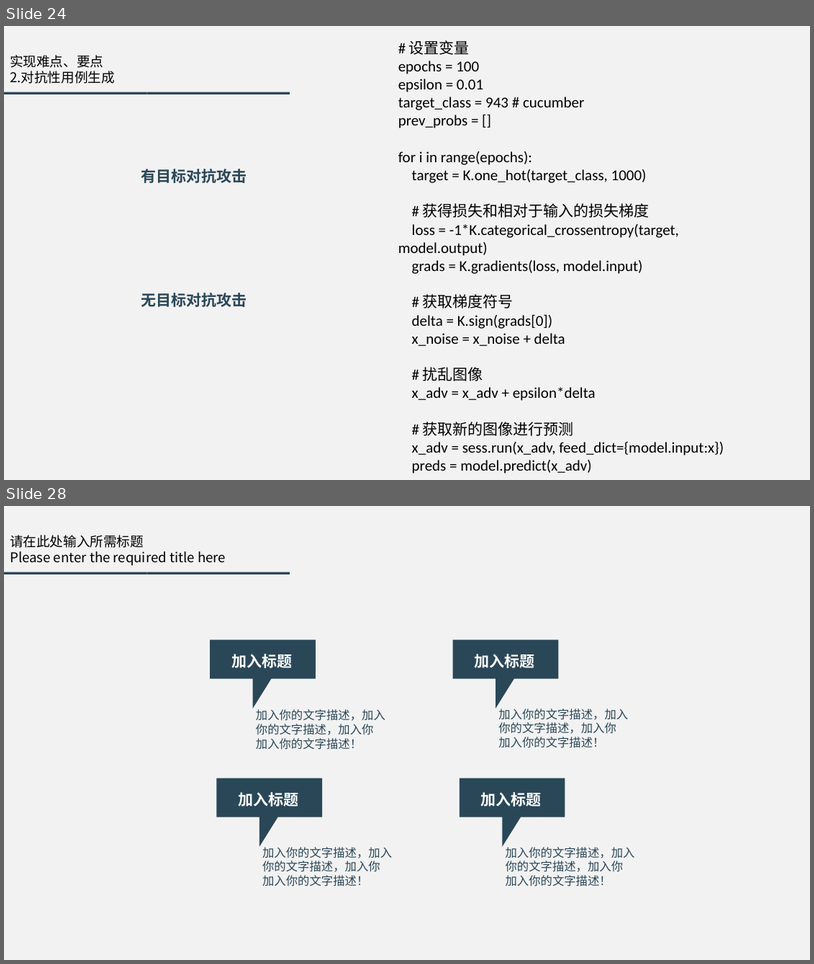
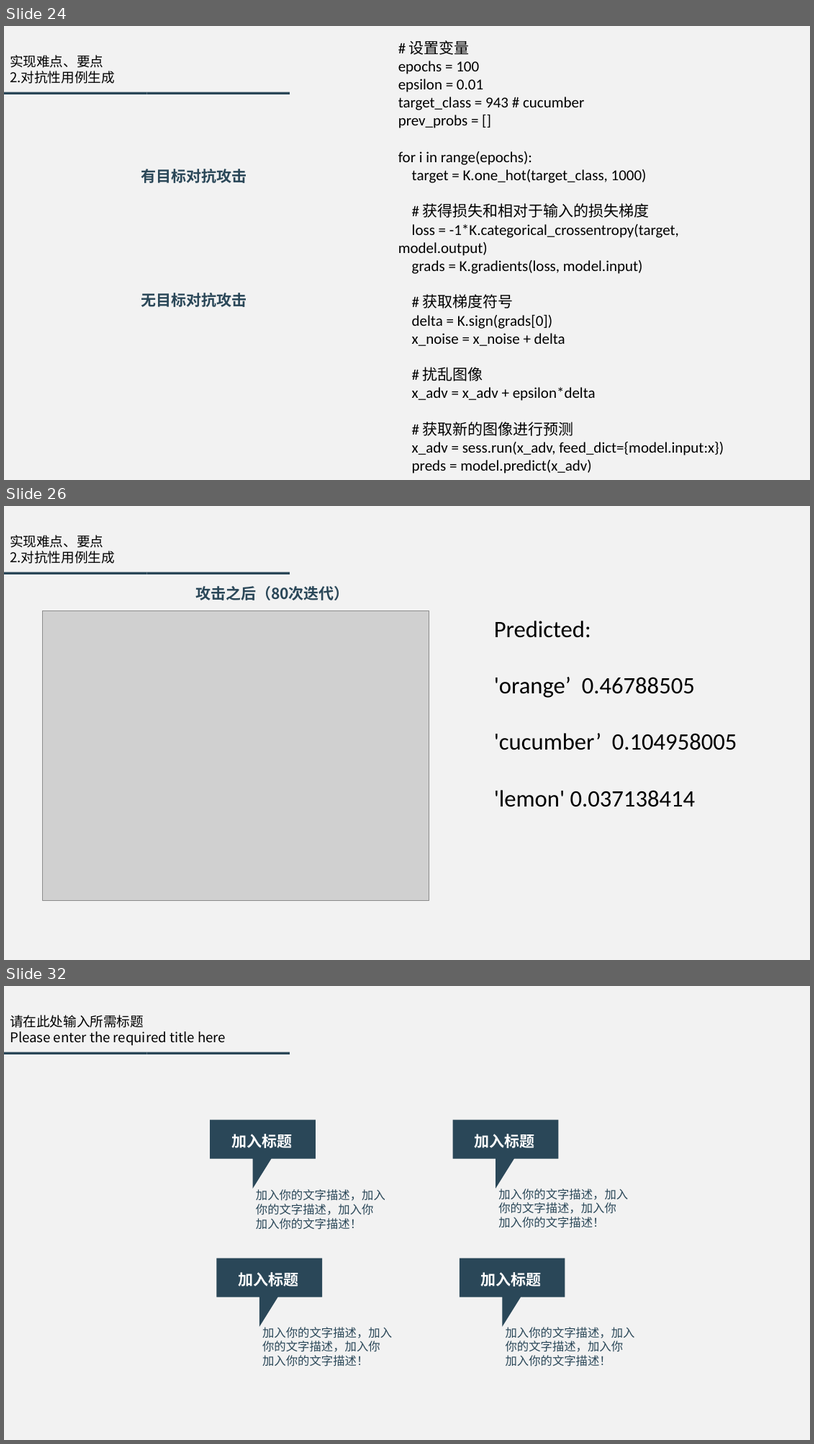
Before and after one commit to ChenZiHong-Gavin/Semantic-Equivalent-Adversarial-Data, a slide deck: doc/3. PPT/用于视觉问答的语义等效对抗性数据扩展.pptx. Shown one above the other, each under a label of ours: slides 24 and 28 before the commit, slides 24, 26 and 32 after it; the slides between them are not shown. The pictures are 814x964 and 814x1444 pixels, drawn with LibreOffice and Linux fonts; fonts in the diff are those of the drawing; grey boxes stand for pictures. Boxes give left, top, right and bottom in pixels: in the first picture for what was removed or moved away, otherwise in the second. Text is boxed around its words. In the diff, an @@ line names an element or a change of style, - is before the commit and + after.

```diff
--- a/doc/3. PPT/用于视觉问答的语义等效对抗性数据扩展.pptx
+++ b/doc/3. PPT/用于视觉问答的语义等效对抗性数据扩展.pptx
@@ slide 26 added at (4, 506, 810, 960), background #F2F2F2 @@
@@ group added at (4, 535, 290, 574): 2 rectangles, 2 texts @@
+实现难点、要点
+2.对抗性用例生成
@@ text added at (196, 586, 350, 600), 18 pt, text #2A4758, bold @@
+攻击之后（80次迭代）
@@ picture added at (43, 610, 430, 901) @@
@@ text added at (494, 620, 738, 807), 28 pt, text #000000 @@
+Predicted:
+'orange’ 0.46788505
+'cucumber’ 0.104958005
+'lemon' 0.037138414
@@ what was slide 28 is now slide 32 @@
```
Also in this commit, not shown: 3 slides changed, 2 other slides added, 6 other files.
